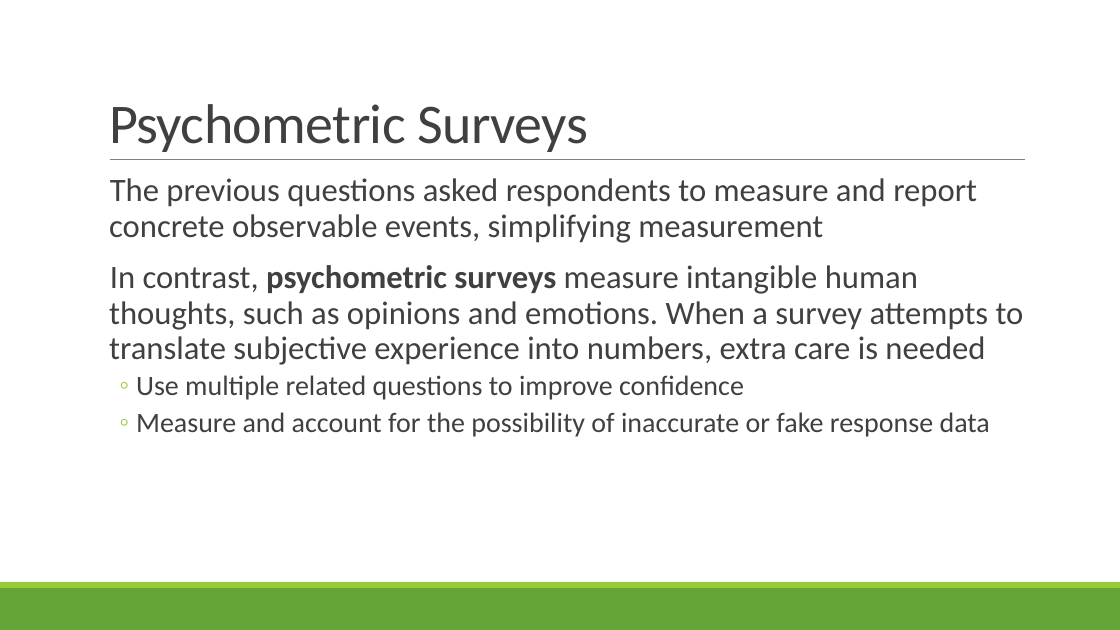
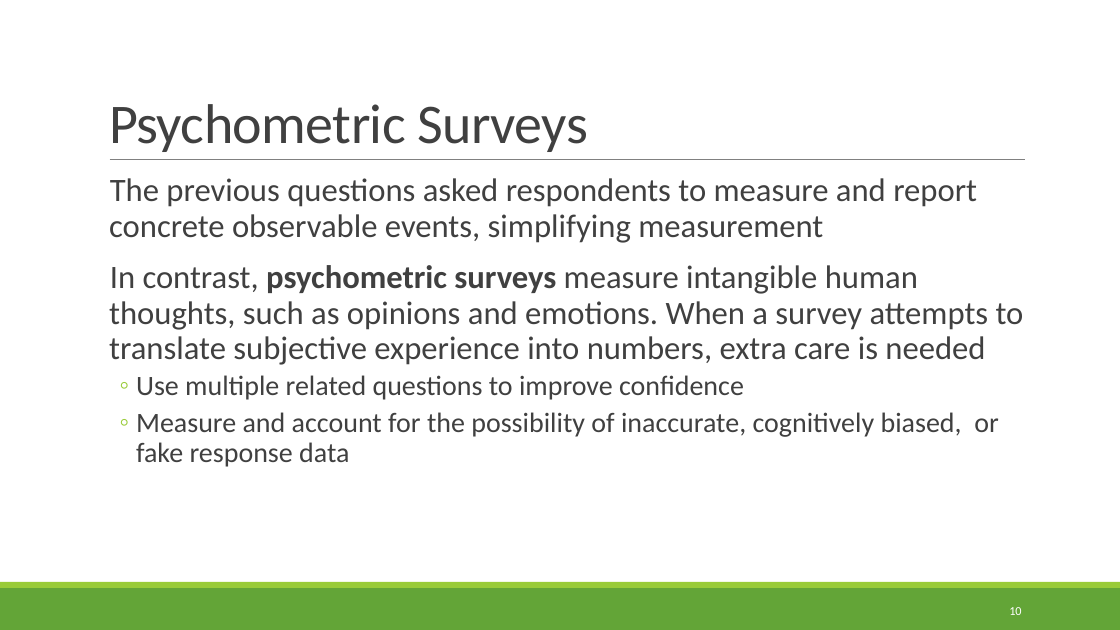
Before and after one commit to rbohrer/pl-course, a slide deck: slide 10 of LectureSlides/09Design2.pptx (slide 9 before the commit). Drawn at 1120x630 pixels with LibreOffice and Linux fonts; fonts in the diff are those of the drawing. Boxes give left, top, right and bottom in pixels: in the first picture for what was removed or moved away, otherwise in the second. Text is boxed around its words. In the diff, an @@ line names an element or a change of style, - is before the commit and + after.

```diff
--- a/LectureSlides/09Design2.pptx
+++ b/LectureSlides/09Design2.pptx
@@ text at (136, 412, 999, 467): text changed @@
-  ◦ Measure and account for the possibility of inaccurate or fake response data
+  ◦ Measure and account for the possibility of inaccurate, cognitively biased, or fake response data
@@ page number added at (1009, 607, 1021, 615), 10.5 pt, text #FFFFFF @@
+10
```
Also in this commit, not shown: 43 other slides changed, 4 slides added.
